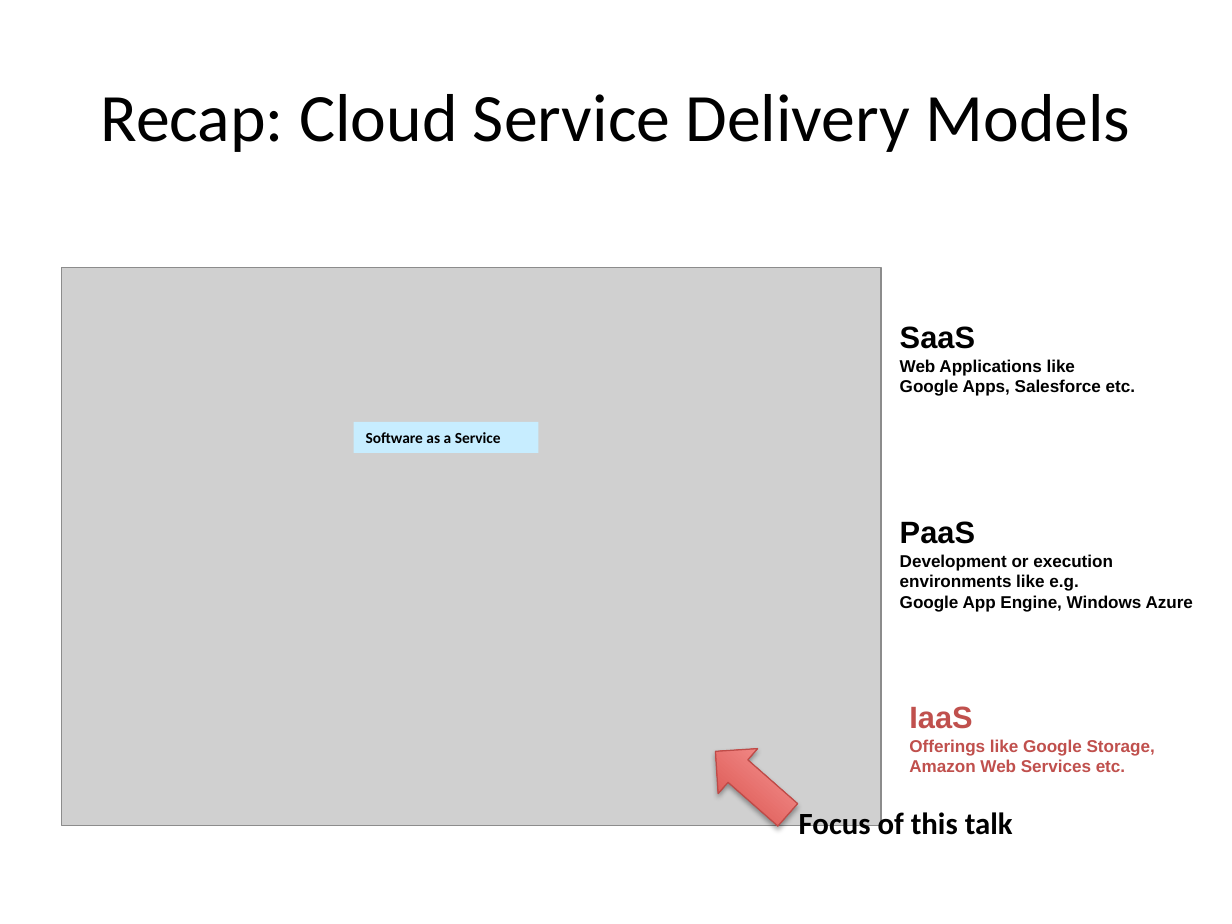
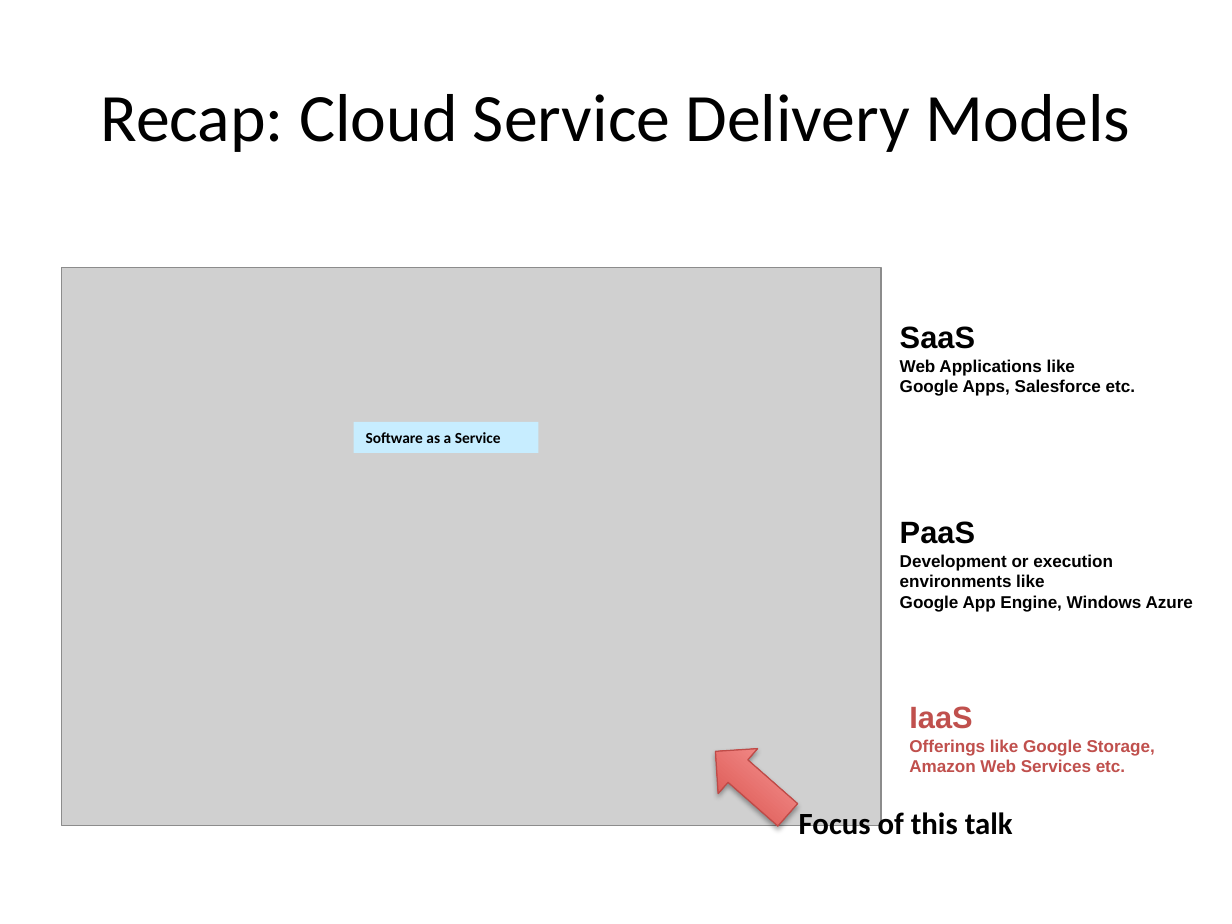
Before and after one commit to Hingo/ansible_meteor, a slide deck: slide 6 of presentation/slide_deck.pptx (slide 4 before the commit). Drawn at 1232x924 pixels with LibreOffice and Linux fonts; fonts in the diff are those of the drawing; grey boxes stand for pictures. Boxes give left, top, right and bottom in pixels: in the first picture for what was removed or moved away, otherwise in the second. Text is boxed around its words. In the diff, an @@ line names an element or a change of style, - is before the commit and + after.

```diff
--- a/presentation/slide_deck.pptx
+++ b/presentation/slide_deck.pptx
@@ text at (x1=900, y1=574, x2=1044, y2=587): text changed @@
-environments like e.g.
+environments like
```
Also in this commit, not shown: 3 other slides changed, 9 slides added.
